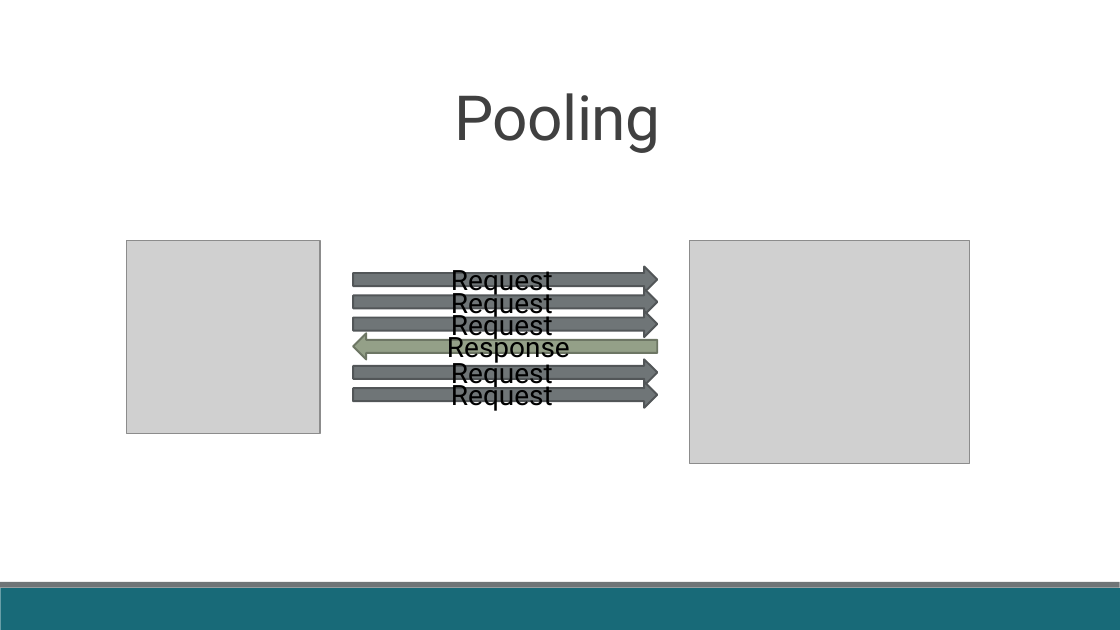
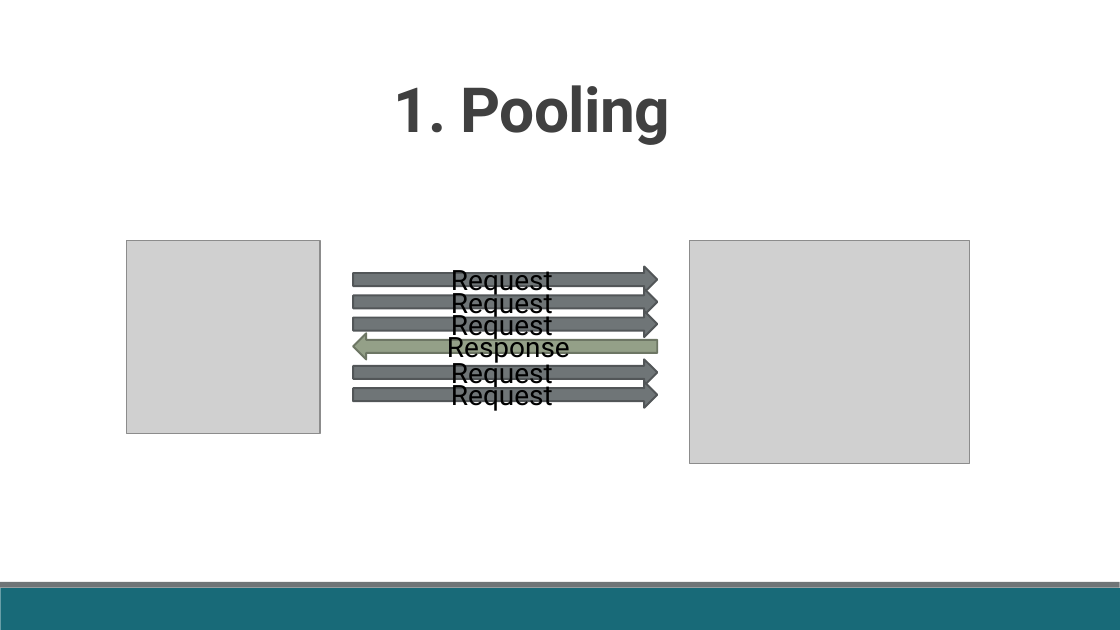
Before and after one commit to fabricioveronez/SignalR_Exemplos, a slide deck: slide 7 of docs/Apresentacao.pptx. Drawn at 1120x630 pixels with LibreOffice and Linux fonts; fonts in the diff are those of the drawing; grey boxes stand for pictures. Boxes give left, top, right and bottom in pixels: in the first picture for what was removed or moved away, otherwise in the second. Text is boxed around its words. In the diff, an @@ line names an element or a change of style, - is before the commit and + after.

```diff
--- a/docs/Apresentacao.pptx
+++ b/docs/Apresentacao.pptx
@@ title at <box>393,85,671,145</box>: text changed; bold on @@
-Pooling
+1. Pooling
```
Also in this commit, not shown: 11 other slides changed.
